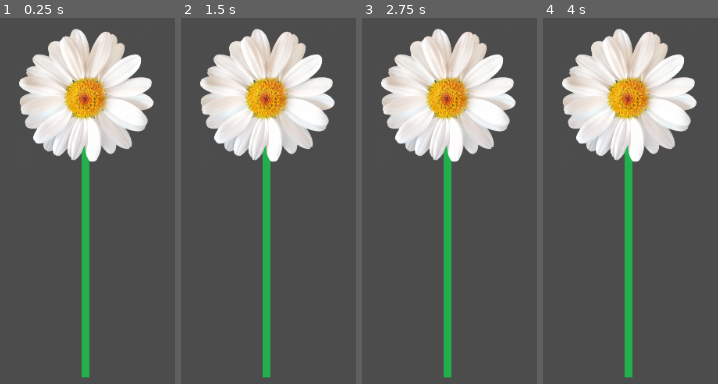
Above: before the commit, frames 1-4 (left to right).
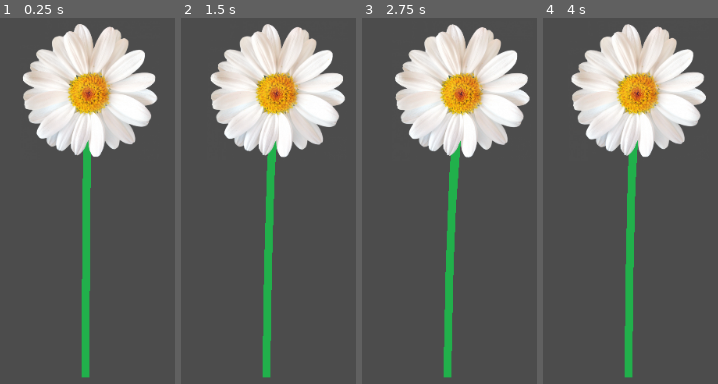
Above: after the commit, the same moments.

Repository: clement-or/OpenJam2020
Game: Godot game, scene res://scenes/LudoTest.tscn
Two runs of this game, one before a commit and one after it. Both use one fixed random seed, a clock stepped at 60 frames per second and the inputs below. The project has no main scene, so this scene is started directly.
Inputs:
- Up to frame 1 (0.25 s): no input
- Up to frame 2 (1.5 s): no input
- Up to frame 3 (2.75 s): no input
- Up to frame 4 (4 s): no input

The runs differ from the first frame. In frame 1, 9.5% of the frame differs, in the area x 10-91%, y 1-75%; in frame 2, 15%; in frame 3, 17%, in the area x 10-96%, y 1-91%; in frame 4, 14%.

Commit message:
animation_&_script

Diff:
--- a/nodes/Flower.tscn
+++ b/nodes/Flower.tscn
@@ -1,15 +1,143 @@
-[gd_scene load_steps=6 format=2]
+[gd_scene load_steps=8 format=2]
 
 [ext_resource path="res://scripts/flower/Flower.gd" type="Script" id=1]
 [ext_resource path="res://resources/sprites/placeholders/stem.png" type="Texture" id=2]
 [ext_resource path="res://resources/sprites/placeholders/flowerHead.png" type="Texture" id=3]
 
-[sub_resource type="CircleShape2D" id=3]
+[sub_resource type="CircleShape2D" id=1]
 radius = 375.794
 
 [sub_resource type="CapsuleShape2D" id=2]
 radius = 54.1404
 height = 329.362
+
+[sub_resource type="Animation" id=3]
+resource_name = "IdleMove"
+length = 12.0
+loop = true
+tracks/0/type = "value"
+tracks/0/path = NodePath("Skeleton2D/Bone1/Bone2/Bone3/Bone4:rotation_degrees")
+tracks/0/interp = 2
+tracks/0/loop_wrap = true
+tracks/0/imported = false
+tracks/0/enabled = true
+tracks/0/keys = {
+"times": PoolRealArray( 3, 8.9 ),
+"transitions": PoolRealArray( 1, 1 ),
+"update": 0,
+"values": [ 2.0, -2.0 ]
+}
+tracks/1/type = "value"
+tracks/1/path = NodePath("Skeleton2D/Bone1/Bone2/Bone3/Bone4/Bone5:rotation_degrees")
+tracks/1/interp = 2
+tracks/1/loop_wrap = true
+tracks/1/imported = false
+tracks/1/enabled = true
+tracks/1/keys = {
+"times": PoolRealArray( 3, 9 ),
+"transitions": PoolRealArray( 1, 1 ),
+"update": 0,
+"values": [ -6.0, 6.0 ]
+}
+tracks/2/type = "value"
+tracks/2/path = NodePath("Skeleton2D/Bone1:rotation_degrees")
+tracks/2/interp = 2
+tracks/2/loop_wrap = true
+tracks/2/imported = false
+tracks/2/enabled = true
+tracks/2/keys = {
+"times": PoolRealArray( 2, 3, 8, 9 ),
+"transitions": PoolRealArray( 1, 1, 1, 1 ),
+"update": 0,
+"values": [ 1.0, 1.0, -1.0, -1.0 ]
+}
+tracks/3/type = "value"
+tracks/3/path = NodePath("Skeleton2D/Bone1/Bone2:rotation_degrees")
+tracks/3/interp = 2
+tracks/3/loop_wrap = true
+tracks/3/imported = false
+tracks/3/enabled = true
+tracks/3/keys = {
+"times": PoolRealArray( 0, 2, 3, 5, 8, 9, 11 ),
+"transitions": PoolRealArray( 1, 1, 1, 1, 1, 1, 1 ),
+"update": 0,
+"values": [ 0.0, 1.0, 1.0, 0.0, -1.0, -1.0, 0.0 ]
+}
+tracks/4/type = "value"
+tracks/4/path = NodePath("Skeleton2D/Bone1/Bone2/Bone3:rotation_degrees")
+tracks/4/interp = 2
+tracks/4/loop_wrap = true
+tracks/4/imported = false
+tracks/4/enabled = true
+tracks/4/keys = {
+"times": PoolRealArray( 3, 9 ),
+"transitions": PoolRealArray( 1, 1 ),
+"update": 0,
+"values": [ 2.0, -2.0 ]
+}
+
+[sub_resource type="Animation" id=4]
+resource_name = "IdleStop"
+tracks/0/type = "value"
+tracks/0/path = NodePath("Skeleton2D/Bone1/Bone2/Bone3/Bone4:rotation_degrees")
+tracks/0/interp = 1
+tracks/0/loop_wrap = true
+tracks/0/imported = false
+tracks/0/enabled = true
+tracks/0/keys = {
+"times": PoolRealArray( 0 ),
+"transitions": PoolRealArray( 1 ),
+"update": 0,
+"values": [ 0.0 ]
+}
+tracks/1/type = "value"
+tracks/1/path = NodePath("Skeleton2D/Bone1/Bone2/Bone3/Bone4/Bone5:rotation_degrees")
+tracks/1/interp = 1
+tracks/1/loop_wrap = true
+tracks/1/imported = false
+tracks/1/enabled = true
+tracks/1/keys = {
+"times": PoolRealArray( 0 ),
+"transitions": PoolRealArray( 1 ),
+"update": 0,
+"values": [ 0.0 ]
+}
+tracks/2/type = "value"
+tracks/2/path = NodePath("Skeleton2D/Bone1:rotation_degrees")
+tracks/2/interp = 1
+tracks/2/loop_wrap = true
+tracks/2/imported = false
+tracks/2/enabled = true
+tracks/2/keys = {
+"times": PoolRealArray( 0 ),
+"transitions": PoolRealArray( 1 ),
+"update": 0,
+"values": [ 0.0 ]
+}
+tracks/3/type = "value"
+tracks/3/path = NodePath("Skeleton2D/Bone1/Bone2:rotation_degrees")
+tracks/3/interp = 1
+tracks/3/loop_wrap = true
+tracks/3/imported = false
+tracks/3/enabled = true
+tracks/3/keys = {
+"times": PoolRealArray( 0 ),
+"transitions": PoolRealArray( 1 ),
+"update": 0,
+"values": [ 0.0 ]
+}
+tracks/4/type = "value"
+tracks/4/path = NodePath("Skeleton2D/Bone1/Bone2/Bone3:rotation_degrees")
+tracks/4/interp = 1
+tracks/4/loop_wrap = true
+tracks/4/imported = false
+tracks/4/enabled = true
+tracks/4/keys = {
+"times": PoolRealArray( 0 ),
+"transitions": PoolRealArray( 1 ),
+"update": 0,
+"values": [ 0.0 ]
+}
 
 [node name="Flower" type="Node2D"]
 script = ExtResource( 1 )
@@ -18,10 +146,9 @@
 offset = Vector2( -15, -900 )
 texture = ExtResource( 2 )
 skeleton = NodePath("../Skeleton2D")
-polygon = PoolVector2Array( -7.62939e-006, 900, 0, 0, 25, 0, 25, 900, 0, 800, 25, 800, 25, 700, 0, 700, 0, 600, 25, 600, 0, 500, 0, 500, 25, 500, 25, 400, 0, 400, 25, 300, 0, 300, 25, 200, 0, 200, 25, 100, 0, 100 )
-uv = PoolVector2Array( -10, 0, 0, 0, 20, 0, 20, 0, 0, 800, 25, 800, 25, 700, 0, 700, 0, 600, 25, 600, 0, 500, 0, 500, 25, 500, 25, 400, 0, 400, 25, 300, 0, 300, 25, 200, 0, 200, 25, 100, 0, 100 )
-bones = [ NodePath("Bone1"), PoolRealArray( 1, 0, 0, 1, 1, 1, 1, 1, 1, 1, 1, 1, 1, 0.5, 0.5, 0, 0, 0, 0, 0, 0 ), NodePath("Bone1/Bone2"), PoolRealArray( 0, 1, 1, 0, 0, 0, 0, 0, 0, 0, 0, 0, 0, 1, 1, 1, 1, 1, 1, 1, 1 ), NodePath("Bone1/Bone2/Bone3"), PoolRealArray( 0, 0, 0, 0, 0, 0, 0, 0, 0, 0, 0, 0, 0, 0, 0, 0, 0, 0, 0, 0, 0 ) ]
-internal_vertex_count = 17
+polygon = PoolVector2Array( 25, 900, 0, 900, 0, 550, 0, 250, 0, 100, 0, 0, 25, 0, 25, 100, 25, 250, 25, 550 )
+uv = PoolVector2Array( 25, 900, 0, 900, 0, 550, 0, 300, 0, 150, 0, 0, 25, 0, 25, 100, 25, 250, 25, 500 )
+bones = [ NodePath("Bone1"), PoolRealArray( 1, 1, 0, 0, 0, 0, 0, 0, 0, 0 ), NodePath("Bone1/Bone2"), PoolRealArray( 0, 0, 1, 0, 0, 0, 0, 0, 0, 1 ), NodePath("Bone1/Bone2/Bone3"), PoolRealArray( 0, 0, 0, 1, 0, 0, 0, 0, 1, 0 ), NodePath("Bone1/Bone2/Bone3/Bone4"), PoolRealArray( 0, 0, 0, 0, 1, 0, 0, 1, 0, 0 ), NodePath("Bone1/Bone2/Bone3/Bone4/Bone5"), PoolRealArray( 0, 0, 0, 0, 0, 1, 1, 0, 0, 0 ) ]
 
 [node name="Skeleton2D" type="Skeleton2D" parent="."]
 
@@ -29,28 +156,34 @@
 rest = Transform2D( 1, 0, 0, 1, 0, 0 )
 
 [node name="Bone2" type="Bone2D" parent="Skeleton2D/Bone1"]
-position = Vector2( 0, -495.557 )
-rest = Transform2D( 1, 0, 0, 1, 0, -495.557 )
+position = Vector2( 0, -350 )
+rest = Transform2D( 1, 0, 0, 1, 0, -350 )
 
 [node name="Bone3" type="Bone2D" parent="Skeleton2D/Bone1/Bone2"]
-position = Vector2( 0, -402.805 )
-rest = Transform2D( 1, 0, 0, 1, 0, -402.805 )
-
-[node name="Head" type="Node2D" parent="."]
-editor/display_folded = true
-position = Vector2( 0, -896.177 )
-
-[node name="Sprite" type="Sprite" parent="Head"]
+position = Vector2( 0, -300 )
+rest = Transform2D( 1, 0, 0, 1, 0, -300 )
+
+[node name="Bone4" type="Bone2D" parent="Skeleton2D/Bone1/Bone2/Bone3"]
+position = Vector2( 0, -150 )
+rest = Transform2D( 1, 0, 0, 1, 0, -150 )
+
+[node name="Bone5" type="Bone2D" parent="Skeleton2D/Bone1/Bone2/Bone3/Bone4"]
+position = Vector2( 0, -100 )
+rest = Transform2D( 1, 0, 0, 1, 0, -100 )
+
+[node name="Head" type="Sprite" parent="Skeleton2D/Bone1/Bone2/Bone3/Bone4/Bone5"]
+position = Vector2( 0.185364, 1.21448 )
 texture = ExtResource( 3 )
-
-[node name="Area" type="Area2D" parent="Head"]
-
-[node name="CollisionShape2D" type="CollisionShape2D" parent="Head/Area"]
-shape = SubResource( 3 )
-
-[node name="HardSurface" type="StaticBody2D" parent="Head"]
-
-[node name="Collision" type="CollisionShape2D" parent="Head/HardSurface"]
+offset = Vector2( 2.95496, -12.9196 )
+
+[node name="Area" type="Area2D" parent="Skeleton2D/Bone1/Bone2/Bone3/Bone4/Bone5/Head"]
+
+[node name="CollisionShape2D" type="CollisionShape2D" parent="Skeleton2D/Bone1/Bone2/Bone3/Bone4/Bone5/Head/Area"]
+shape = SubResource( 1 )
+
+[node name="HardSurface" type="StaticBody2D" parent="Skeleton2D/Bone1/Bone2/Bone3/Bone4/Bone5/Head"]
+
+[node name="Collision" type="CollisionShape2D" parent="Skeleton2D/Bone1/Bone2/Bone3/Bone4/Bone5/Head/HardSurface"]
 position = Vector2( 0, 105.485 )
 rotation = 1.57079
 shape = SubResource( 2 )
@@ -60,4 +193,10 @@
 
 [node name="BeeGleaningPosition" type="Position2D" parent="."]
 position = Vector2( 0, -927.263 )
+
+[node name="AnimationPlayer" type="AnimationPlayer" parent="."]
+autoplay = "IdleMove"
+anims/IdleMove = SubResource( 3 )
+anims/IdleStop = SubResource( 4 )
+[connection signal="body_entered" from="Skeleton2D/Bone1/Bone2/Bone3/Bone4/Bone5/Head/Area" to="." method="_on_Area_body_entered"]
 [connection signal="timeout" from="RenewNectarTimer" to="." method="_on_RenewNectarTimer_timeout"]
--- a/scripts/flower/Flower.gd
+++ b/scripts/flower/Flower.gd
@@ -1,19 +1,35 @@
 extends Node2D
+signal has_been_entered(flower_encountered)
 
 var id = "flower01"
-var flower_name = "" #would be equal something in data ling by ID
-var flower_nectar
-var stem_height = 800 #would be equal something in data ling by ID
+var flower_name = "" #Valeur ajoutée à l'avenir avec un tableau de valeur
+var nectar = { #Les valeurs du nectar seront récupérées en fonction de l'ID de la fleur dans un tableau de valeur
+	"name": "base_nectar",
+	"value": 1,
+	"color": Color("#a5da00")
+	}
+#var stem_height = 400 #Pas sûr de l'utilité, garder ça dans le coin de la tête
 var is_polinised = true
 var is_gleaned = false
 
-func _process(delta):
-	if(is_polinised && is_gleaned):
+func _on_RenewNectarTimer_timeout():
+	is_gleaned = false
+	$Head.modulate = Color(1,1,1,1)
+
+func has_been_gleaned():
+	is_gleaned = true
+	$Head.modulate = Color(1,1,1,0.5)
+	if(is_polinised):
 		$RenewNectarTimer.start()
 
-func _on_RenewNectarTimer_timeout():
-	is_gleaned = false
+func has_been_polinised():
+	is_polinised = true
+	if(is_gleaned):
+		$RenewNectarTimer.start()
 
-func get_gleaned():
-	is_gleaned = true
-	$Head.modulate = Color(1,1,1,0.5)
+func get_nectar():
+	return nectar
+
+func _on_Area_body_entered(body):
+	if(body.get_class() == "Player"):
+		emit_signal("has_been_entered", self)
